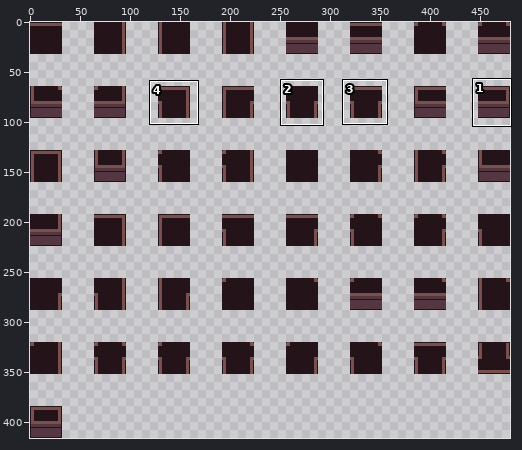
A sprite sheet gets an edit: Assets/Tileset/TopDownWall.png. Above, an overview of the earlier version with the close-up marked.
Close-up. Before:
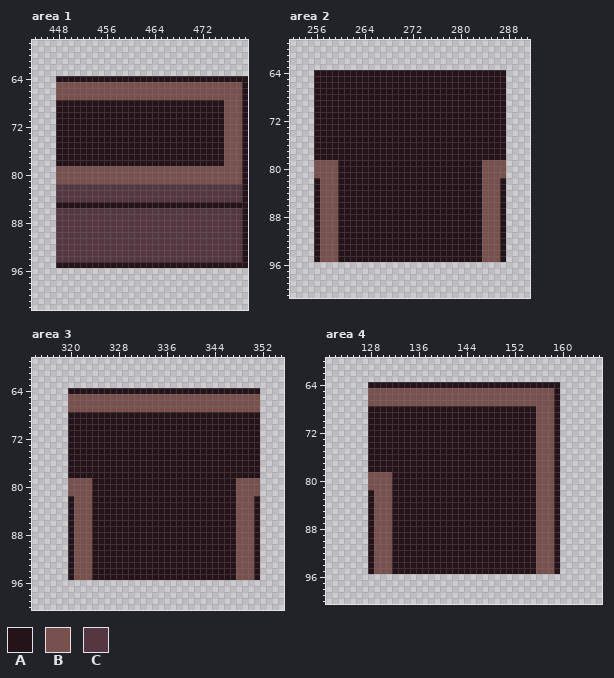
The file is 480x416 pixels. Shown: area 1: x 444..479, y 58..102; area 2: x 252..291, y 59..101; area 3: x 314..355, y 59..100; area 4: x 121..166, y 60..100. The commit also changed other parts of the picture, which this record leaves out.
Palette (. is transparent): A #25131a  B #78514f  C #543740
Pixels before, area 1, first column x 448:
64 AAAAAAAAAAAAAAAAAAAAAAAAAAAAAAAA
65 BBBBBBBBBBBBBBBBBBBBBBBBBBBBBBBA
66 BBBBBBBBBBBBBBBBBBBBBBBBBBBBBBBA
67 BBBBBBBBBBBBBBBBBBBBBBBBBBBBBBBA
68 AAAAAAAAAAAAAAAAAAAAAAAAAAAABBBA
69 AAAAAAAAAAAAAAAAAAAAAAAAAAAABBBA
70 AAAAAAAAAAAAAAAAAAAAAAAAAAAABBBA
71 AAAAAAAAAAAAAAAAAAAAAAAAAAAABBBA
72 AAAAAAAAAAAAAAAAAAAAAAAAAAAABBBA
73 AAAAAAAAAAAAAAAAAAAAAAAAAAAABBBA
74 AAAAAAAAAAAAAAAAAAAAAAAAAAAABBBA
75 AAAAAAAAAAAAAAAAAAAAAAAAAAAABBBA
76 AAAAAAAAAAAAAAAAAAAAAAAAAAAABBBA
77 AAAAAAAAAAAAAAAAAAAAAAAAAAAABBBA
78 AAAAAAAAAAAAAAAAAAAAAAAAAAAABBBA
79 BBBBBBBBBBBBBBBBBBBBBBBBBBBBBBBA
80 BBBBBBBBBBBBBBBBBBBBBBBBBBBBBBBA
81 BBBBBBBBBBBBBBBBBBBBBBBBBBBBBBBA
82 CCCCCCCCCCCCCCCCCCCCCCCCCCCCCCCA
83 CCCCCCCCCCCCCCCCCCCCCCCCCCCCCCCA
84 CCCCCCCCCCCCCCCCCCCCCCCCCCCCCCCA
85 AAAAAAAAAAAAAAAAAAAAAAAAAAAAAAAA
86 CCCCCCCCCCCCCCCCCCCCCCCCCCCCCCCA
87 CCCCCCCCCCCCCCCCCCCCCCCCCCCCCCCA
88 CCCCCCCCCCCCCCCCCCCCCCCCCCCCCCCA
89 CCCCCCCCCCCCCCCCCCCCCCCCCCCCCCCA
90 CCCCCCCCCCCCCCCCCCCCCCCCCCCCCCCA
91 CCCCCCCCCCCCCCCCCCCCCCCCCCCCCCCA
92 CCCCCCCCCCCCCCCCCCCCCCCCCCCCCCCA
93 CCCCCCCCCCCCCCCCCCCCCCCCCCCCCCCA
94 CCCCCCCCCCCCCCCCCCCCCCCCCCCCCCCA
95 AAAAAAAAAAAAAAAAAAAAAAAAAAAAAAAA
Pixels before, area 2, first column x 256:
64 AAAAAAAAAAAAAAAAAAAAAAAAAAAAAAAA
65 AAAAAAAAAAAAAAAAAAAAAAAAAAAAAAAA
66 AAAAAAAAAAAAAAAAAAAAAAAAAAAAAAAA
67 AAAAAAAAAAAAAAAAAAAAAAAAAAAAAAAA
68 AAAAAAAAAAAAAAAAAAAAAAAAAAAAAAAA
69 AAAAAAAAAAAAAAAAAAAAAAAAAAAAAAAA
70 AAAAAAAAAAAAAAAAAAAAAAAAAAAAAAAA
71 AAAAAAAAAAAAAAAAAAAAAAAAAAAAAAAA
72 AAAAAAAAAAAAAAAAAAAAAAAAAAAAAAAA
73 AAAAAAAAAAAAAAAAAAAAAAAAAAAAAAAA
74 AAAAAAAAAAAAAAAAAAAAAAAAAAAAAAAA
75 AAAAAAAAAAAAAAAAAAAAAAAAAAAAAAAA
76 AAAAAAAAAAAAAAAAAAAAAAAAAAAAAAAA
77 AAAAAAAAAAAAAAAAAAAAAAAAAAAAAAAA
78 AAAAAAAAAAAAAAAAAAAAAAAAAAAAAAAA
79 BBBBAAAAAAAAAAAAAAAAAAAAAAAABBBB
80 BBBBAAAAAAAAAAAAAAAAAAAAAAAABBBB
81 BBBBAAAAAAAAAAAAAAAAAAAAAAAABBBB
82 ABBBAAAAAAAAAAAAAAAAAAAAAAAABBBA
83 ABBBAAAAAAAAAAAAAAAAAAAAAAAABBBA
84 ABBBAAAAAAAAAAAAAAAAAAAAAAAABBBA
85 ABBBAAAAAAAAAAAAAAAAAAAAAAAABBBA
86 ABBBAAAAAAAAAAAAAAAAAAAAAAAABBBA
87 ABBBAAAAAAAAAAAAAAAAAAAAAAAABBBA
88 ABBBAAAAAAAAAAAAAAAAAAAAAAAABBBA
89 ABBBAAAAAAAAAAAAAAAAAAAAAAAABBBA
90 ABBBAAAAAAAAAAAAAAAAAAAAAAAABBBA
91 ABBBAAAAAAAAAAAAAAAAAAAAAAAABBBA
92 ABBBAAAAAAAAAAAAAAAAAAAAAAAABBBA
93 ABBBAAAAAAAAAAAAAAAAAAAAAAAABBBA
94 ABBBAAAAAAAAAAAAAAAAAAAAAAAABBBA
95 ABBBAAAAAAAAAAAAAAAAAAAAAAAABBBA
Pixels before, area 3, first column x 320:
64 AAAAAAAAAAAAAAAAAAAAAAAAAAAAAAAA
65 BBBBBBBBBBBBBBBBBBBBBBBBBBBBBBBB
66 BBBBBBBBBBBBBBBBBBBBBBBBBBBBBBBB
67 BBBBBBBBBBBBBBBBBBBBBBBBBBBBBBBB
68 AAAAAAAAAAAAAAAAAAAAAAAAAAAAAAAA
69 AAAAAAAAAAAAAAAAAAAAAAAAAAAAAAAA
70 AAAAAAAAAAAAAAAAAAAAAAAAAAAAAAAA
71 AAAAAAAAAAAAAAAAAAAAAAAAAAAAAAAA
72 AAAAAAAAAAAAAAAAAAAAAAAAAAAAAAAA
73 AAAAAAAAAAAAAAAAAAAAAAAAAAAAAAAA
74 AAAAAAAAAAAAAAAAAAAAAAAAAAAAAAAA
75 AAAAAAAAAAAAAAAAAAAAAAAAAAAAAAAA
76 AAAAAAAAAAAAAAAAAAAAAAAAAAAAAAAA
77 AAAAAAAAAAAAAAAAAAAAAAAAAAAAAAAA
78 AAAAAAAAAAAAAAAAAAAAAAAAAAAAAAAA
79 BBBBAAAAAAAAAAAAAAAAAAAAAAAABBBB
80 BBBBAAAAAAAAAAAAAAAAAAAAAAAABBBB
81 BBBBAAAAAAAAAAAAAAAAAAAAAAAABBBB
82 ABBBAAAAAAAAAAAAAAAAAAAAAAAABBBA
83 ABBBAAAAAAAAAAAAAAAAAAAAAAAABBBA
84 ABBBAAAAAAAAAAAAAAAAAAAAAAAABBBA
85 ABBBAAAAAAAAAAAAAAAAAAAAAAAABBBA
86 ABBBAAAAAAAAAAAAAAAAAAAAAAAABBBA
87 ABBBAAAAAAAAAAAAAAAAAAAAAAAABBBA
88 ABBBAAAAAAAAAAAAAAAAAAAAAAAABBBA
89 ABBBAAAAAAAAAAAAAAAAAAAAAAAABBBA
90 ABBBAAAAAAAAAAAAAAAAAAAAAAAABBBA
91 ABBBAAAAAAAAAAAAAAAAAAAAAAAABBBA
92 ABBBAAAAAAAAAAAAAAAAAAAAAAAABBBA
93 ABBBAAAAAAAAAAAAAAAAAAAAAAAABBBA
94 ABBBAAAAAAAAAAAAAAAAAAAAAAAABBBA
95 ABBBAAAAAAAAAAAAAAAAAAAAAAAABBBA
Pixels before, area 4, first column x 128:
64 AAAAAAAAAAAAAAAAAAAAAAAAAAAAAAAA
65 BBBBBBBBBBBBBBBBBBBBBBBBBBBBBBBA
66 BBBBBBBBBBBBBBBBBBBBBBBBBBBBBBBA
67 BBBBBBBBBBBBBBBBBBBBBBBBBBBBBBBA
68 AAAAAAAAAAAAAAAAAAAAAAAAAAAABBBA
69 AAAAAAAAAAAAAAAAAAAAAAAAAAAABBBA
70 AAAAAAAAAAAAAAAAAAAAAAAAAAAABBBA
71 AAAAAAAAAAAAAAAAAAAAAAAAAAAABBBA
72 AAAAAAAAAAAAAAAAAAAAAAAAAAAABBBA
73 AAAAAAAAAAAAAAAAAAAAAAAAAAAABBBA
74 AAAAAAAAAAAAAAAAAAAAAAAAAAAABBBA
75 AAAAAAAAAAAAAAAAAAAAAAAAAAAABBBA
76 AAAAAAAAAAAAAAAAAAAAAAAAAAAABBBA
77 AAAAAAAAAAAAAAAAAAAAAAAAAAAABBBA
78 AAAAAAAAAAAAAAAAAAAAAAAAAAAABBBA
79 BBBBAAAAAAAAAAAAAAAAAAAAAAAABBBA
80 BBBBAAAAAAAAAAAAAAAAAAAAAAAABBBA
81 BBBBAAAAAAAAAAAAAAAAAAAAAAAABBBA
82 ABBBAAAAAAAAAAAAAAAAAAAAAAAABBBA
83 ABBBAAAAAAAAAAAAAAAAAAAAAAAABBBA
84 ABBBAAAAAAAAAAAAAAAAAAAAAAAABBBA
85 ABBBAAAAAAAAAAAAAAAAAAAAAAAABBBA
86 ABBBAAAAAAAAAAAAAAAAAAAAAAAABBBA
87 ABBBAAAAAAAAAAAAAAAAAAAAAAAABBBA
88 ABBBAAAAAAAAAAAAAAAAAAAAAAAABBBA
89 ABBBAAAAAAAAAAAAAAAAAAAAAAAABBBA
90 ABBBAAAAAAAAAAAAAAAAAAAAAAAABBBA
91 ABBBAAAAAAAAAAAAAAAAAAAAAAAABBBA
92 ABBBAAAAAAAAAAAAAAAAAAAAAAAABBBA
93 ABBBAAAAAAAAAAAAAAAAAAAAAAAABBBA
94 ABBBAAAAAAAAAAAAAAAAAAAAAAAABBBA
95 ABBBAAAAAAAAAAAAAAAAAAAAAAAABBBA
The same view after the edit:
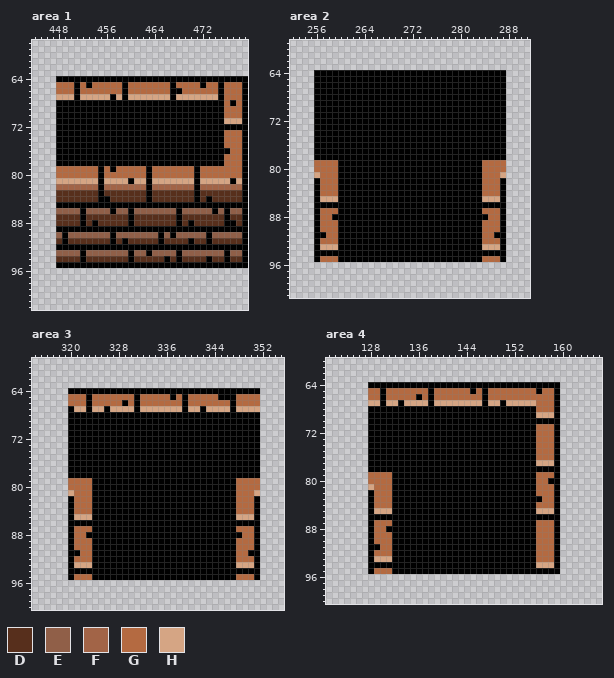
Colours new in this view: D #572f1c  E #905f48  F #a26447  G #b46a41  H #d5a584
What changed:
colour A: #25131a -> #000000
Changed rows in their new state; - is a pixel that keeps its letter.
Area 1:
first column x 448:
 65 GGGAGAGGGGGAGGGGGGGAGGGGAGGAGGG
 66 GGGAGGGGGGGAGGGGGGGAAGGGGGGAGGG
 67 HHHAHHHHHAHAHHHHHHHAHHHHHHHAGGG
 68 ----------------------------GAG
 69 ----------------------------GGG
 70 ----------------------------GGG
 71 ----------------------------HHH
 72 ----------------------------AAA
 73 ----------------------------GGG
 74 ----------------------------GGG
 75 ----------------------------GGG
 76 ----------------------------AGG
 77 ----------------------------GGG
 78 ----------------------------GGG
 79 GGGGGGGAGAGGGGGAGGGGGGGAGGGGGGG
 80 GGGGGGGAGGGGGGGAGGGGGGGAGGGGGGG
 81 HHHHHHHAHHHHAHHAHHHHHHHAHHHHHAH
 82 FFFFFFFAFFFFFFFAFFFFFFFAFFFFFFF
 83 DDDDDDDADDDDDDDADDDDDDDADDDDDDD
 84 DDDDDDDAADDDDDDADDDDDDDADADDDDD
 86 EEEEAEEEEAEEAEEEEEEEAEEEEEAEAEE
 87 DDDDADDDDDDDADDDDDDDADDDDDDDADD
 88 DDDDADADDDDDADDDDDDDADADDDDDAAD
 89 AAAAAAAAAAAAAAAAAAAAAAAAAAAAAAA
 90 EAEEEEEEEAEEEEEEEAEAEEEEEAEEEEE
 91 DADDDDDDDADADDDDDADDDDADDADDDDD
 92 AAAAAAAAAAAAAAAAAAAAAAAAAAAAAAA
 93 EEEEAEEEEEEEAEEAEEEEAEEEEEEEAEE
 94 DDDDADDDDDDDADDDDDADADDDDADDADD
Area 2:
first column x 256:
 79 GGGG------------------------GGGG
 80 GGGG------------------------GGGG
 81 HGGG------------------------GGGH
 82 -GGG------------------------GGG-
 83 -GGG------------------------GGG-
 84 -GGG------------------------GGG-
 85 -HHH------------------------HHH-
 86 -AAA------------------------AAA-
 87 -GGG------------------------GGG-
 88 -GGA------------------------AGG-
 89 -GGG------------------------GGG-
 90 -GGG------------------------GGG-
 91 -AGG------------------------GGA-
 92 -GGG------------------------GGG-
 93 -HHH------------------------HHH-
 94 -AAA------------------------AAA-
 95 -GGG------------------------GGG-
Area 3:
first column x 320:
 65 GGGAGGGGGGGAGGGGGAGAGGGGGAAAGGGG
 66 GGGAGGGGGAGAGGGGGGGAGGGGGGGAGGGG
 67 AHHAHHAHHHHAHHHHHHHAHHAHHHHAHHHH
first column x 320:
 79 GGGG------------------------GGGG
 80 GGGG------------------------GGGG
 81 HGGG------------------------GGGH
 82 -GGG------------------------GGG-
 83 -GGG------------------------GGG-
 84 -GGG------------------------GGG-
 85 -HHH------------------------HHH-
 86 -AAA------------------------AAA-
 87 -GGG------------------------GGG-
 88 -GGA------------------------AGG-
 89 -GGG------------------------GGG-
 90 -GGG------------------------GGG-
 91 -AGG------------------------GGA-
 92 -GGG------------------------GGG-
 93 -HHH------------------------HHH-
 94 -AAA------------------------AAA-
 95 -GGG------------------------GGG-
Area 4:
first column x 128:
 65 GGAGGGGGGGAGGGGGGAGAGGGGGGGGAGG
 66 GGAGGGGGAGAGGGGGGGGAGGGGGGGGGGG
 67 HHAHHAHHHHAHHHHHHHHAHHAHHHHHGGG
 68 ----------------------------GGG
 69 ----------------------------HHH
 70 ----------------------------AAA
 71 ----------------------------GGG
 72 ----------------------------GGG
 73 ----------------------------GGG
 74 ----------------------------GGG
 75 ----------------------------GGG
 76 ----------------------------GGG
 77 ----------------------------HHH
 78 ----------------------------AAA
 79 GGGG------------------------GGG
 80 GGGG------------------------GGA
 81 HGGG------------------------GGG
 82 -GGG------------------------GGG
 83 -GGG------------------------AGG
 84 -GGG------------------------GGG
 85 -HHH------------------------HHH
 86 -AAA------------------------AAA
 87 -GGG------------------------GGG
 88 -GGA------------------------GGG
 89 -GGG------------------------GGG
 90 -GGG------------------------GGG
 91 -AGG------------------------GGG
 92 -GGG------------------------GGG
 93 -HHH------------------------GGG
 94 -AAA------------------------HHH
 95 -GGG------------------------AAA
